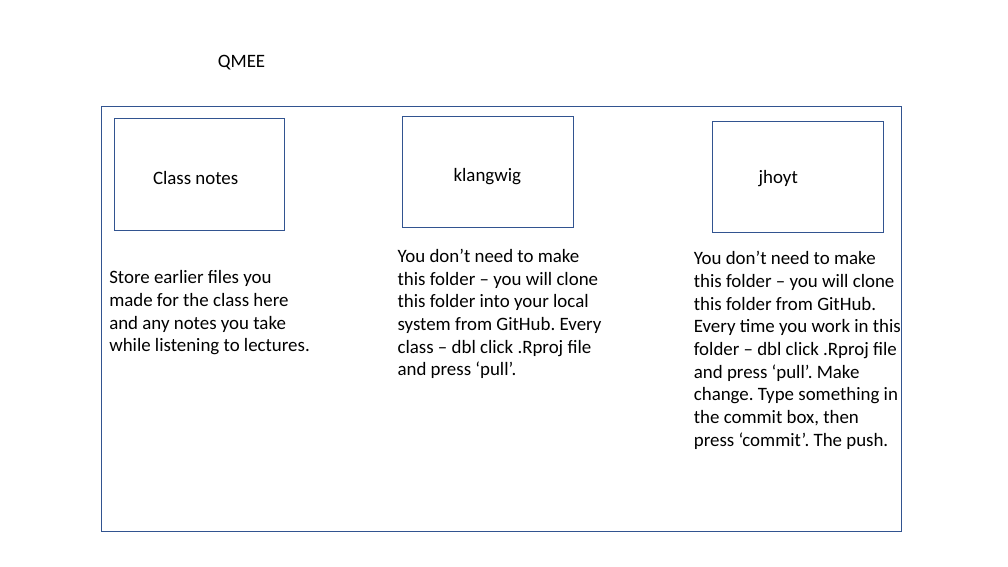
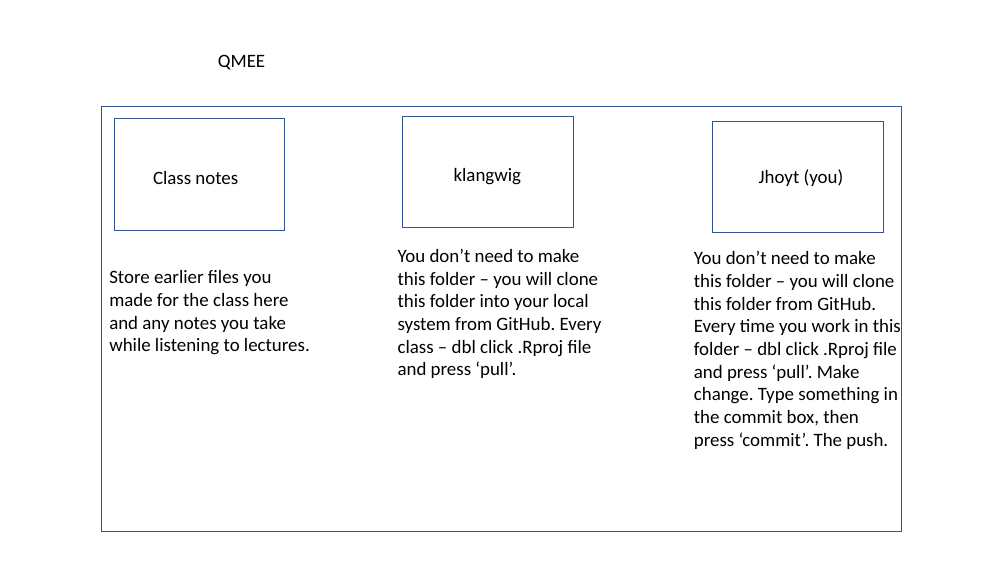
Before and after one commit to VTQuantMethodsEEB/klangwig, a slide deck: slide 5 of lectures/week_2_managing_data/ex2_data_manipulation.pptx (slide 4 before the commit). Drawn at 1008x567 pixels with LibreOffice and Linux fonts; fonts in the diff are those of the drawing. Boxes give left, top, right and bottom in pixels: in the first picture for what was removed or moved away, otherwise in the second. Text is boxed around its words. In the diff, an @@ line names an element or a change of style, - is before the commit and + after.

```diff
--- a/lectures/week_2_managing_data/ex2_data_manipulation.pptx
+++ b/lectures/week_2_managing_data/ex2_data_manipulation.pptx
@@ text at box(759, 169, 844, 186): text changed @@
-jhoyt
+Jhoyt (you)
```
Also in this commit, not shown: 1 slide added, 6 other files.
